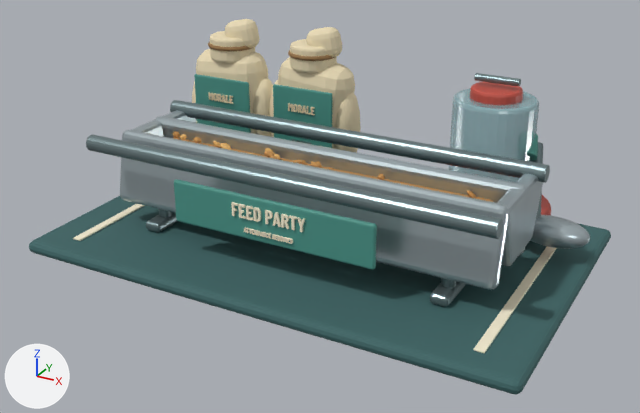
An edit to the Blender file assets/blender_source/feed_party_station.blend, drawn before and after from the same camera.
Both versions are drawn from a camera (50 mm lens) standing at (2.62, -4.82, 2.7) and looking at (0.04, -0.12, 0.36). Lighting does not change. The marker at lower left points along +X, +Y and +Z. The first picture is the older version.

Objects in the first picture: 'FeedParty_RubberMat', 'FeedSack_A_GreenLabel', 'FeedSack_A_Sack', 'FeedSack_B_GreenLabel', 'FeedSack_B_Sack', 'Trough_CompliancePlaque', 'Trough_EndCap_R', 'Trough_Rim_Back', 'Trough_Rim_Front', 'Trough_WallBack', 'Trough_WallFront', 'Waterer_Reservoir' and 29 more.
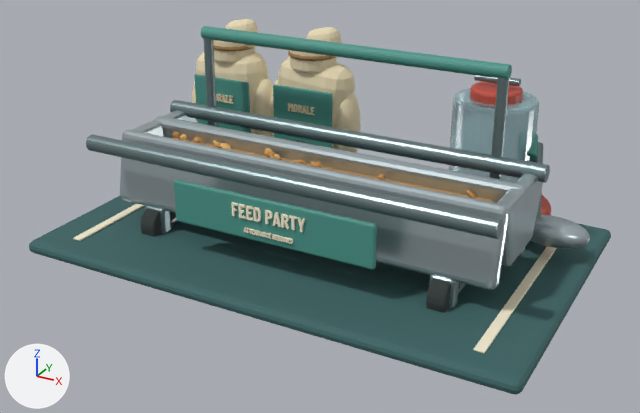
Pixel boxes [x1, y1, x2, y2] of what changed, in the pictures (640 x 413 px):
'TroughPushHandleGrip', added (cyan)
    after: [201, 26, 512, 79]
'TroughPushHandlePost_R', added
    after: [490, 77, 509, 179]
'TroughCasterWheel_FrontR', added
    after: [426, 278, 460, 313]
'TroughPushHandlePost_L', added
    after: [203, 38, 218, 127]
'TroughCasterWheel_FrontL', added
    after: [141, 208, 176, 237]
'TroughCasterBracket_FrontR', added
    after: [429, 275, 459, 308]
'TroughCasterBracket_FrontL', added
    after: [145, 205, 171, 233]

The change, as a diff of the scene's bpy script:
```diff
--- a/assets/blender_source/feed_party_station.blend.py
+++ b/assets/blender_source/feed_party_station.blend.py
@@ ob_troughpushhandlegrip @@
+ob_troughpushhandlegrip = bpy.data.objects.new('TroughPushHandleGrip', me_cylinder_016_1)  # 40 vertices, 22 faces; spans x -0.04..0.04, y -0.04..0.04, z -1.12..1.12; in mat_compliance_green (cyan #4b9589); modifiers BEVEL
+ob_troughpushhandlegrip.parent = ob_feedpartystation
+ob_troughpushhandlegrip.location = (0.0, 0.27, 1.31)
+ob_troughpushhandlegrip.rotation_euler = (0.0, 1.571, 0.0)  # degrees (0, 90, 0)
@@ ob_troughpushhandlepost_r @@
+ob_troughpushhandlepost_r = bpy.data.objects.new('TroughPushHandlePost_R', me_cylinder_015_1)  # a 16-sided cylinder along z spanning x -0.035..0.035, y -0.035..0.035, z -0.36..0.36; in mat_galvanized_shadow (grey #7c8e90); modifiers BEVEL
+ob_troughpushhandlepost_r.parent = ob_feedpartystation
+ob_troughpushhandlepost_r.location = (1.08, 0.27, 0.96)
@@ ob_troughpushhandlepost_l @@
+ob_troughpushhandlepost_l = bpy.data.objects.new('TroughPushHandlePost_L', me_cylinder_015_1.copy())  # modifiers BEVEL
+ob_troughpushhandlepost_l.parent = ob_feedpartystation
+ob_troughpushhandlepost_l.location = (-1.08, 0.27, 0.96)
@@ ob_troughcasterwheel_frontr @@
+ob_troughcasterwheel_frontr = bpy.data.objects.new('TroughCasterWheel_FrontR', me_cylinder_008_1)  # a 24-sided cylinder along z spanning x -0.13..0.13, y -0.13..0.13, z -0.06..0.06; in mat_caster_rubber (dark grey #353c3a); modifiers BEVEL
+ob_troughcasterwheel_frontr.parent = ob_feedpartystation
+ob_troughcasterwheel_frontr.location = (1.05, -0.46, 0.135)
+ob_troughcasterwheel_frontr.rotation_euler = (0.0, 1.571, 0.0)  # degrees (0, 90, 0)
@@ ob_troughcasterbracket_frontr @@
+ob_troughcasterbracket_frontr = bpy.data.objects.new('TroughCasterBracket_FrontR', me_cube_009_1)  # a box spanning x -0.08..0.08, y -0.05..0.05, z -0.11..0.11; in mat_galvanized_shadow (grey #7c8e90); modifiers BEVEL
+ob_troughcasterbracket_frontr.parent = ob_feedpartystation
+ob_troughcasterbracket_frontr.location = (1.05, -0.46, 0.16)
@@ ob_troughcasterwheel_frontl @@
+ob_troughcasterwheel_frontl = bpy.data.objects.new('TroughCasterWheel_FrontL', me_cylinder_008_1.copy())  # modifiers BEVEL
+ob_troughcasterwheel_frontl.parent = ob_feedpartystation
+ob_troughcasterwheel_frontl.location = (-1.05, -0.46, 0.135)
+ob_troughcasterwheel_frontl.rotation_euler = (0.0, 1.571, 0.0)  # degrees (0, 90, 0)
@@ ob_troughcasterbracket_frontl @@
+ob_troughcasterbracket_frontl = bpy.data.objects.new('TroughCasterBracket_FrontL', me_cube_009_1.copy())  # modifiers BEVEL
+ob_troughcasterbracket_frontl.parent = ob_feedpartystation
+ob_troughcasterbracket_frontl.location = (-1.05, -0.46, 0.16)
```
